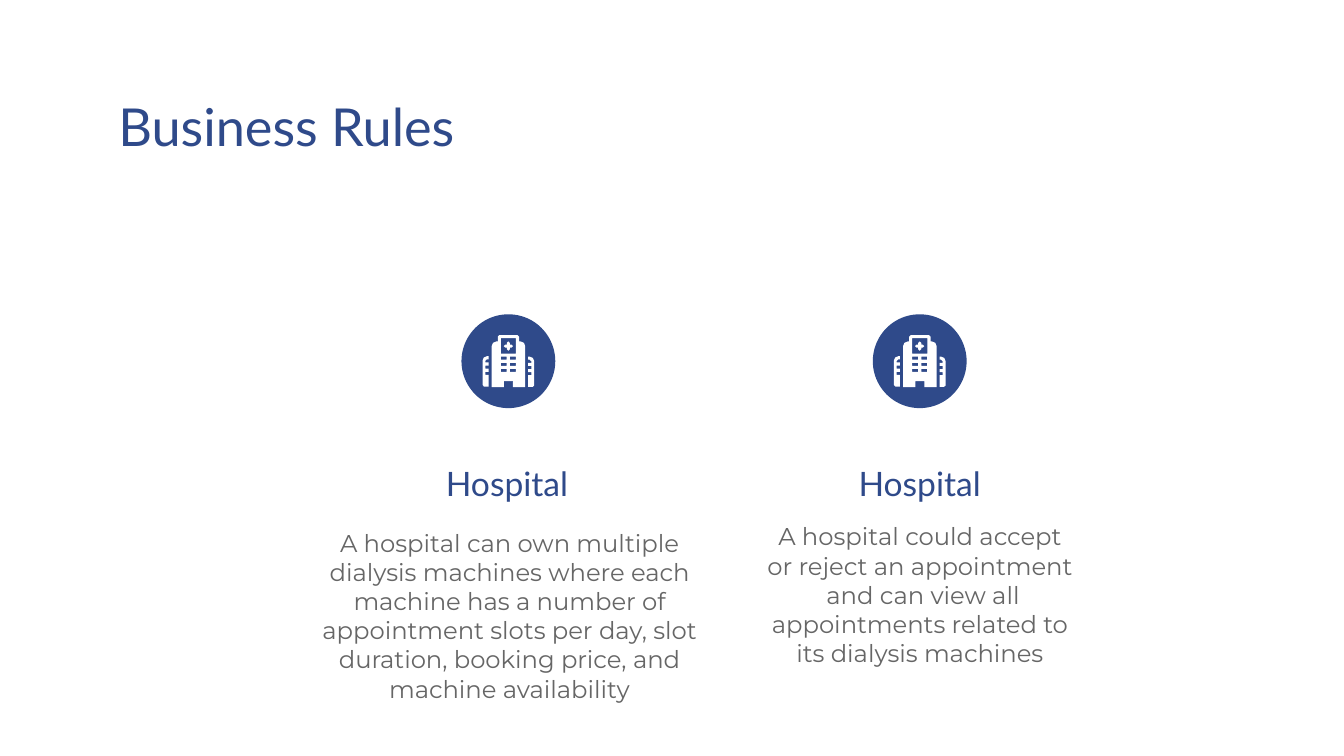
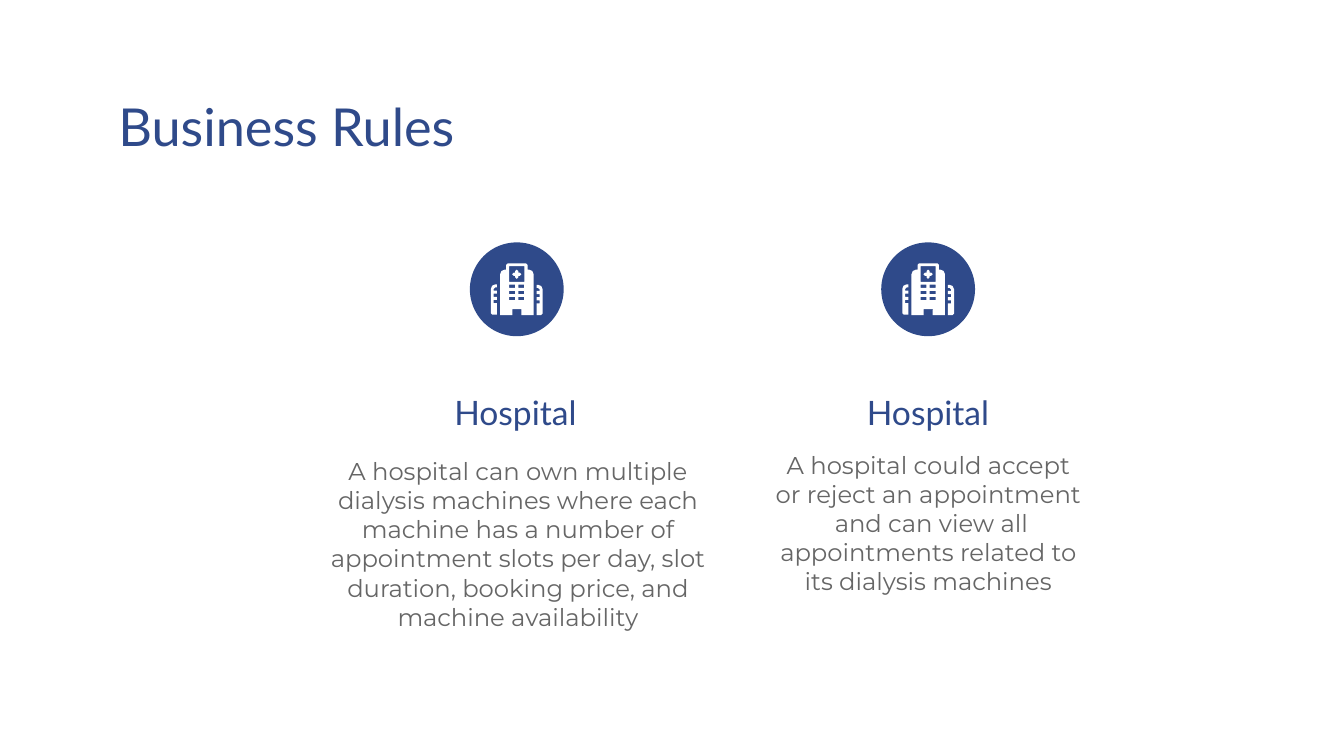
Before and after one commit to DoniaMetwalli/Hospital-System, a slide deck: slide 10 of PresentationV2.pptx. Drawn at 1344x756 pixels with LibreOffice and Linux fonts; fonts in the diff are those of the drawing. Boxes give left, top, right and bottom in pixels: in the first picture for what was removed or moved away, otherwise in the second. Text is boxed around its words. In the diff, an @@ line names an element or a change of style, - is before the commit and + after.

```diff
--- a/PresentationV2.pptx
+++ b/PresentationV2.pptx
@@ 8 freeform shapes, 2 titles, 2 ellipses, 1 subtitle moved together from (x1=446, y1=314, x2=1073, y2=667) to (x1=454, y1=242, x2=1081, y2=595) @@
@@ subtitle "A hospital can own multiple ..." moved from (x1=322, y1=534, x2=696, y2=703) to (x1=331, y1=462, x2=705, y2=631) @@
```
Also in this commit, not shown: 7 other slides changed, 12 slides added.
